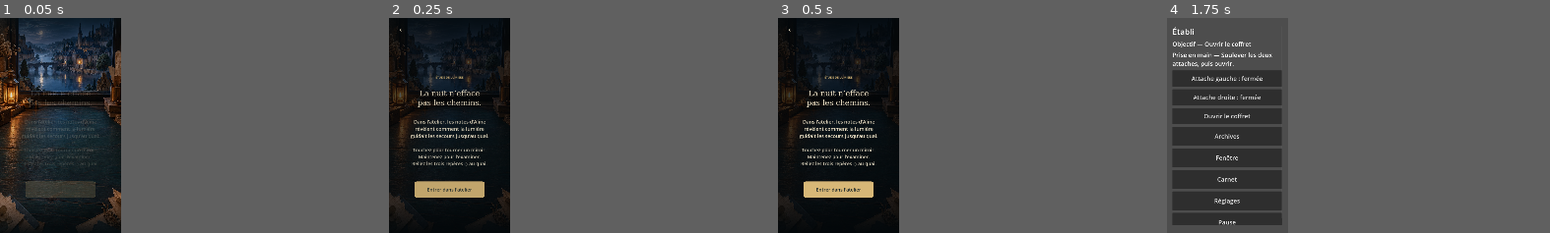
Above: before the commit, frames 1-4 (left to right).
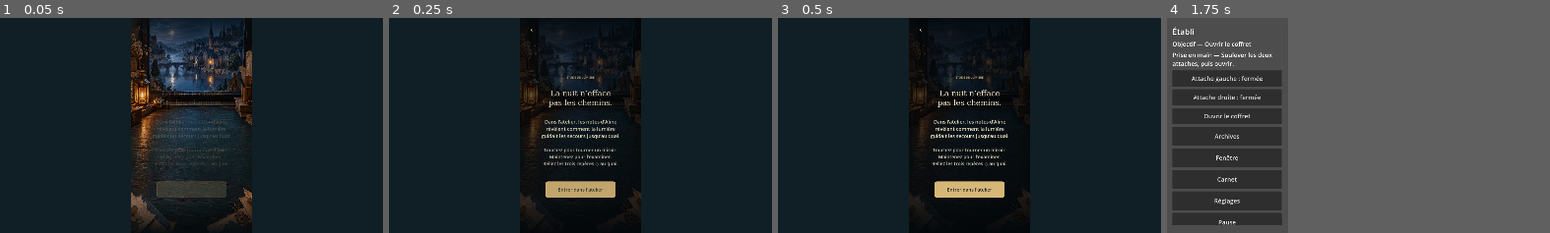
Above: after the commit, the same moments.

Repository: ln549283/project_4
Game: Godot game, scene res://scenes/slice/lantern.tscn
Same seed, same stepped clock (60 frames per second), same inputs: the game is played once before the commit and once after it. This scene is started directly instead of the project's main scene.
Inputs:
- Up to frame 1 (0.05 s): no input
- Up to frame 2 (0.25 s): no input
- Up to frame 3 (0.5 s): no input
- Up to frame 4 (1.75 s): click "‹" at 0.5 s; click "Nouvelle partie" at 1.25 s
In our replay, in frame 1 the window is 123x219 before the commit and 389x219 after it. These sizes can differ from the game's own. Grey fills any space a smaller window leaves; there, only what the larger window draws over its background counts as a difference.

The runs differ from the first frame. In frame 1, 30% of the frame differs, in the area x 0-66%, y 0-100%; in frame 2, 20%; in frame 3, 22%; in frame 4, nothing differs.

Commit message:
Reserve audio headroom and expand the slice viewport on tall phones

Diff:
--- a/src/slice/lantern_audio.gd
+++ b/src/slice/lantern_audio.gd
@@ -30,7 +30,7 @@
  if music==null:return
  music.volume_db=-80.0 if muted else linear_to_db(maxf(.001,float(Session.settings.music)))-5.0
  ambience.volume_db=-80.0 if muted else linear_to_db(maxf(.001,float(Session.settings.sfx)))-7.0
- for p in effects:p.volume_db=-80.0 if muted else linear_to_db(maxf(.001,float(Session.settings.sfx)))
+ for p in effects:p.volume_db=-80.0 if muted else linear_to_db(maxf(.001,float(Session.settings.sfx)))-6.0
 func play_cue(cue: String) -> void:
  if muted:return
  var p: AudioStreamPlayer=effects[effect_index%effects.size()]
--- a/src/slice/lantern_slice.gd
+++ b/src/slice/lantern_slice.gd
@@ -35,7 +35,10 @@
 var modal_tween: Tween
 var prior_marks := 0
 var save_error := false
+var previous_aspect := Window.CONTENT_SCALE_ASPECT_KEEP
 func _ready() -> void:
+ previous_aspect=get_window().content_scale_aspect
+ get_window().content_scale_aspect=Window.CONTENT_SCALE_ASPECT_EXPAND
  contract=Session.state.puzzles_contract.p13
  puzzle=contract.initial.duplicate(true)
  reduced=bool(Session.settings.get("reduced_motion",false))
@@ -307,6 +310,8 @@
   Session.navigate("s02" if campaign_mode else "s00",false);return
  var fade:=ColorRect.new();fade.color=Color(0,0,0,0);fade.size=Vector2(1080,1920);canvas.add_child(fade)
  var tween:=create_tween();tween.tween_property(fade,"color:a",1.0,.24)
+ tween.parallel().tween_property(audio.music,"volume_db",-80.0,.24)
+ tween.parallel().tween_property(audio.ambience,"volume_db",-80.0,.24)
  await tween.finished
  Session.navigate("s02" if campaign_mode else "s00",false)
 func _process(delta: float) -> void:
@@ -324,3 +329,6 @@
   if modal!=null and begun and not finished:_close_modal()
   else:leave()
   get_viewport().set_input_as_handled()
+
+func _exit_tree() -> void:
+ get_window().content_scale_aspect=previous_aspect
--- a/tools/slice/capture.gd
+++ b/tools/slice/capture.gd
@@ -3,7 +3,9 @@
 var output: String="res://build/slice-captures"
 func _init() -> void:call_deferred("run")
 func run() -> void:
- if "--tall" in OS.get_cmdline_user_args():output+="/tall"
+ if "--tall" in OS.get_cmdline_user_args():
+  output+="/tall"
+  root.size=Vector2i(540,1200)
  DirAccess.make_dir_recursive_absolute(output)
  scene=load("res://scenes/slice/lantern.tscn").instantiate()
  scene.capture_mode=true
